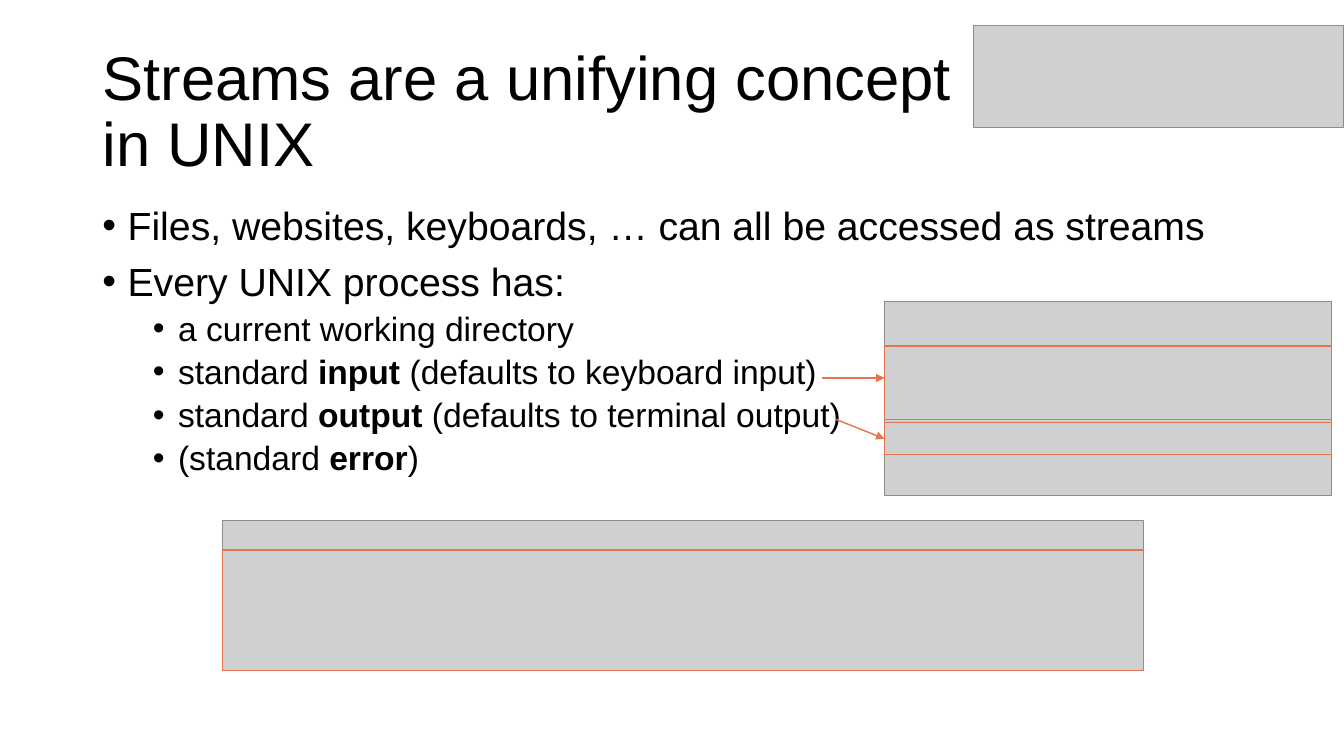
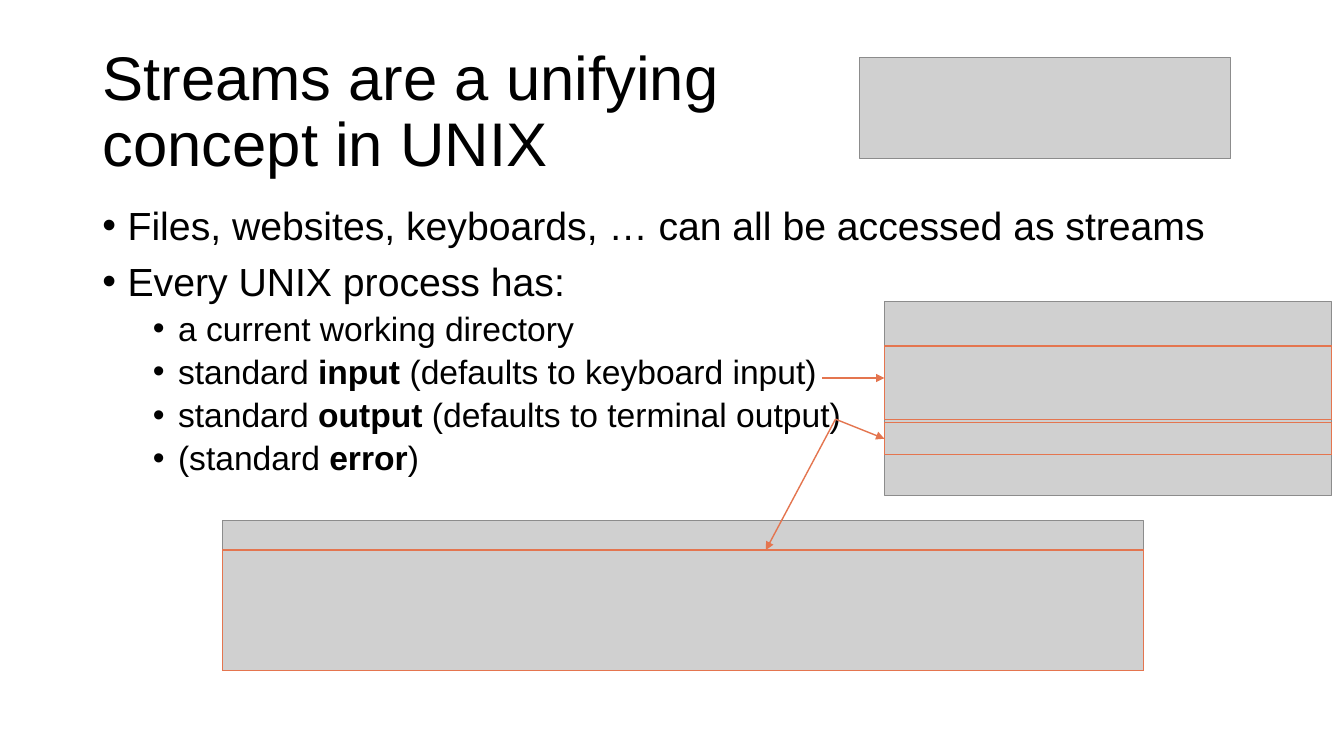
Before and after one commit to parrt/msds692, a slide deck: slide 2 of notes/streams.pptx. Drawn at 1344x756 pixels with LibreOffice and Linux fonts; fonts in the diff are those of the drawing; grey boxes stand for pictures; background and template pictures are left out. Boxes give left, top, right and bottom in pixels: in the first picture for what was removed or moved away, otherwise in the second. Text is boxed around its words. In the diff, an @@ line names an element or a change of style, - is before the commit and + after.

```diff
--- a/notes/streams.pptx
+++ b/notes/streams.pptx
@@ title "Streams are a unifying concept ..." rewrapped from <box>102,55,951,167</box> to <box>102,55,718,178</box> @@
@@ picture: place and size @@
-picture at <box>974,25,1344,127</box>
+picture at <box>860,57,1231,159</box>
@@ arrow added from (836, 419) to (766, 551), #E4754F 1 pt @@
```
Also in this commit, not shown: 6 other slides changed, 1 slide added, 2 other files.
